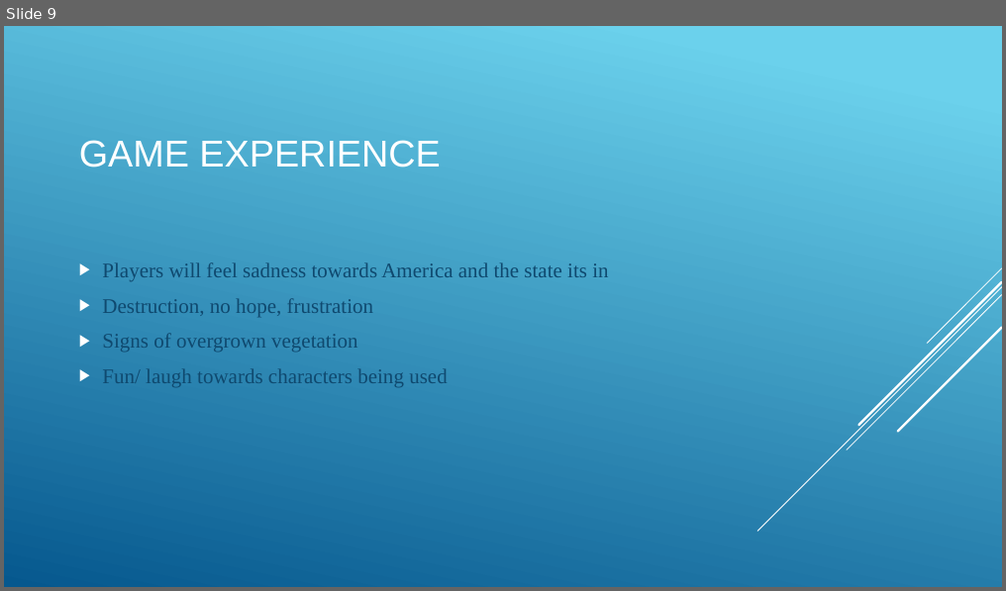
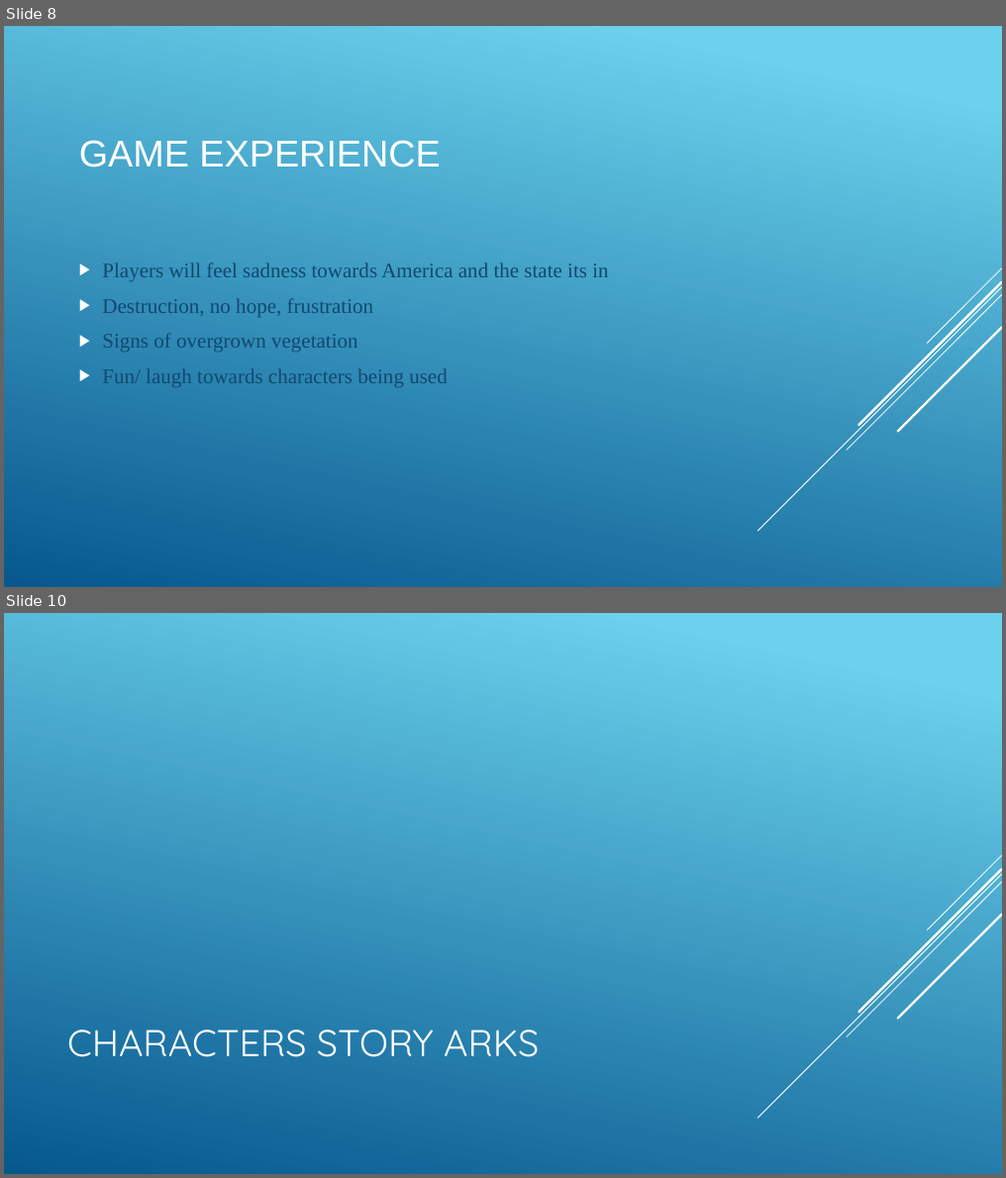
Before and after one commit to ThomasWSimmons/Masters_Uni, a slide deck: Game Design (Dissertation)/Interum Project Presentation/Final Interim Project Pitch (America Down Under).pptx. Shown one above the other, each under a label of ours: slide 9 before the commit, slides 8 and 10 after it; the slides between them are not shown. The pictures are 1006x591 and 1006x1178 pixels, drawn with LibreOffice and Linux fonts; fonts in the diff are those of the drawing. Boxes give left, top, right and bottom in pixels: in the first picture for what was removed or moved away, otherwise in the second. Text is boxed around its words. In the diff, an @@ line names an element or a change of style, - is before the commit and + after.

```diff
--- a/Game Design (Dissertation)/Interum Project Presentation/Final Interim Project Pitch (America Down Under).pptx
+++ b/Game Design (Dissertation)/Interum Project Presentation/Final Interim Project Pitch (America Down Under).pptx
@@ slide 10 added at (x1=4, y1=613, x2=1002, y2=1174), background gradient #6ED2EB to #06588E; not listed: 5 template elements that a slide beside it also shows @@
@@ title added at (x1=67, y1=1030, x2=539, y2=1058), 36 pt, text #FFFFFF @@
+CHARACTERS STORY ARKS
@@ what was slide 9 is now slide 8 @@
```
Also in this commit, not shown: 5 slides changed, 4 other slides added, 2 slides removed, 52 other files.
